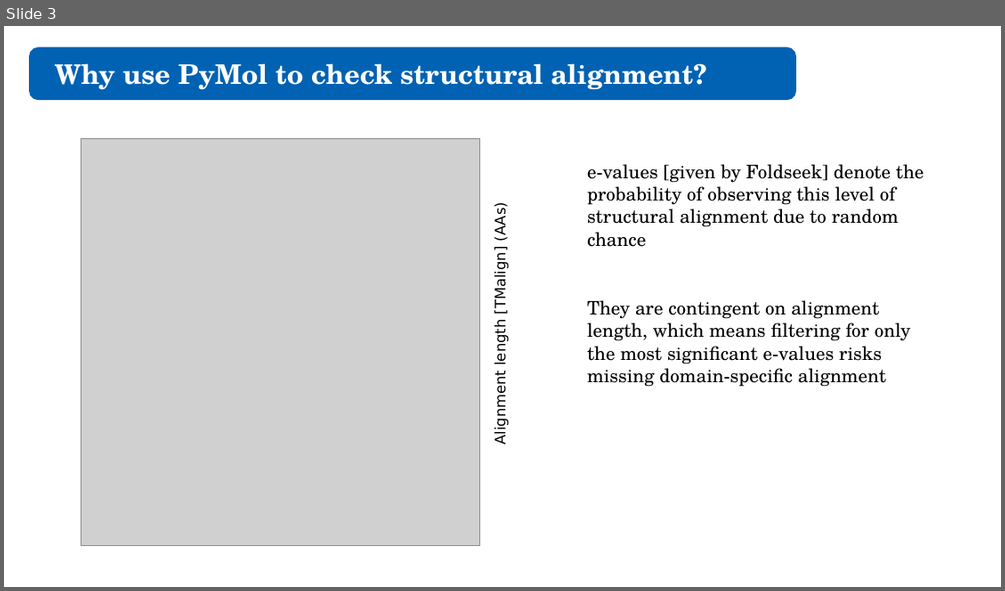
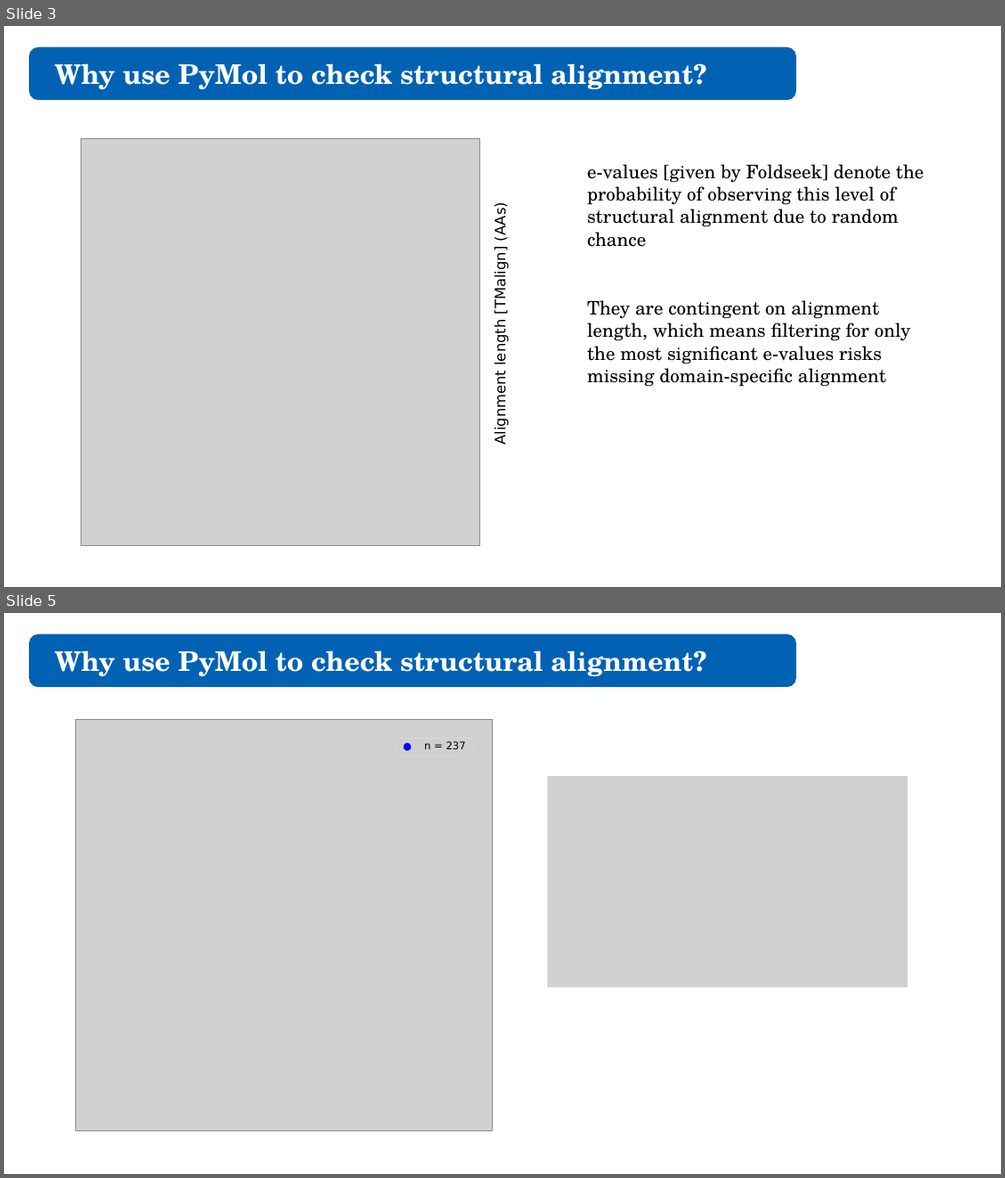
Before and after one commit to juliandeanmoran/BISSH, a slide deck: reports/2026-04-10_projectUpdate_2_jmoran.pptx. Shown one above the other, each under a label of ours: slide 3 before the commit, slides 3 and 5 after it; the slides between them are not shown. The pictures are 1005x591 and 1005x1178 pixels, drawn with LibreOffice and Linux fonts; fonts in the diff are those of the drawing; grey boxes stand for pictures. Boxes give left, top, right and bottom in pixels: in the first picture for what was removed or moved away, otherwise in the second. Text is boxed around its words. In the diff, an @@ line names an element or a change of style, - is before the commit and + after.

```diff
--- a/reports/2026-04-10_projectUpdate_2_jmoran.pptx
+++ b/reports/2026-04-10_projectUpdate_2_jmoran.pptx
@@ slide 5 added at <box>4,613,1001,1174</box>, background #FFFFFF @@
@@ rounded rectangle added at <box>30,634,795,686</box>, fill #0162B3, outline #0162B3 1.5 pt @@
@@ text added at <box>55,650,706,677</box>, 26 pt, text #FFFFFF, bold @@
+Why use PyMol to check structural alignment?
@@ picture added at <box>76,719,493,1130</box> @@
@@ rounded rectangle added at <box>396,738,473,755</box>, outline #D9D9D9 0.75 pt @@
@@ ellipse added at <box>404,743,411,751</box>, fill #0000FF @@
@@ text added at <box>424,741,466,749</box>, 10 pt, text #000000 @@
+n = 237
@@ picture added at <box>548,776,908,988</box> @@
```
Also in this commit, not shown: 1 slide changed, 2 other slides added, 26 other files.
